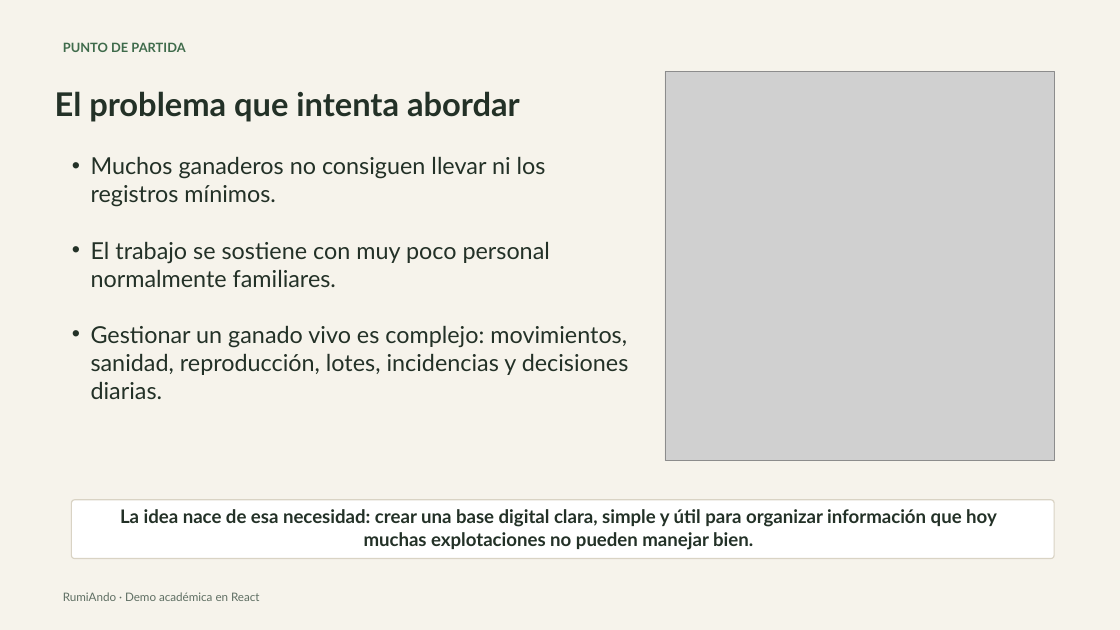
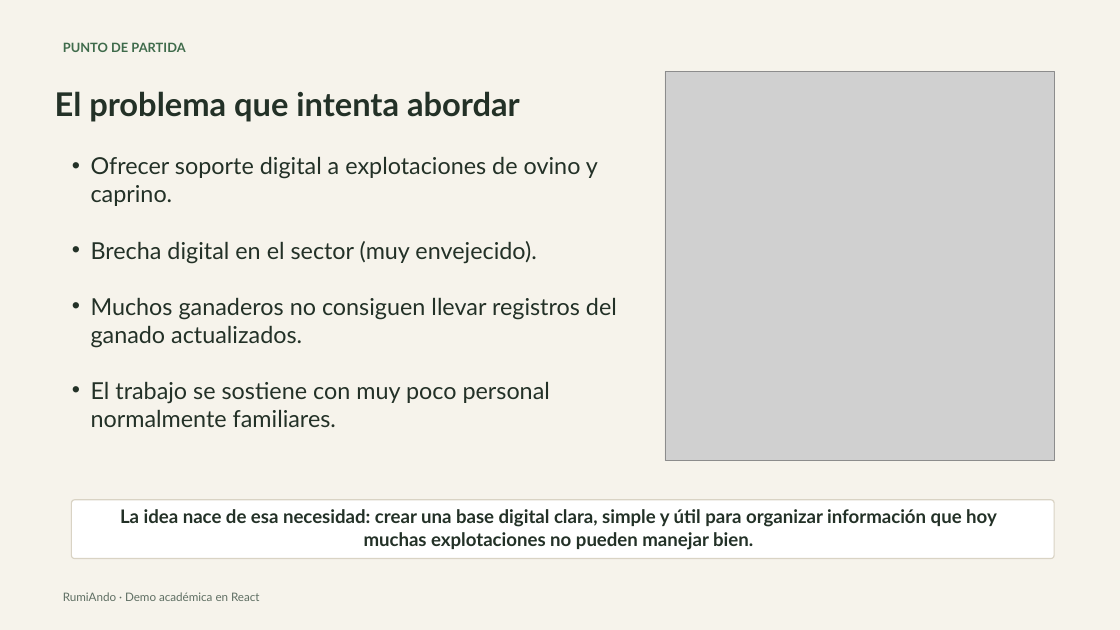
Before and after one commit to MARCOMON94/RumiAndo-web-v1, a slide deck: slide 2 of rumiando-web-v1/docs/rumiando_presentacionv2.pptx. Drawn at 1120x630 pixels with LibreOffice and Linux fonts; fonts in the diff are those of the drawing; grey boxes stand for pictures. Boxes give left, top, right and bottom in pixels: in the first picture for what was removed or moved away, otherwise in the second. Text is boxed around its words. In the diff, an @@ line names an element or a change of style, - is before the commit and + after.

```diff
--- a/rumiando-web-v1/docs/rumiando_presentacionv2.pptx
+++ b/rumiando-web-v1/docs/rumiando_presentacionv2.pptx
@@ text at [91,157,617,348]: text changed @@
-• Muchos ganaderos no consiguen llevar ni los registros mínimos.
+• Ofrecer soporte digital a explotaciones de ovino y caprino.
+• Brecha digital en el sector (muy envejecido).
+• Muchos ganaderos no consiguen llevar registros del ganado actualizados.
@@ text at [91,326,629,399]: paragraph removed @@
-• Gestionar un ganado vivo es complejo: movimientos, sanidad, reproducción, lotes, incidencias y decisiones diarias.
```
Also in this commit, not shown: 3 other slides changed.
